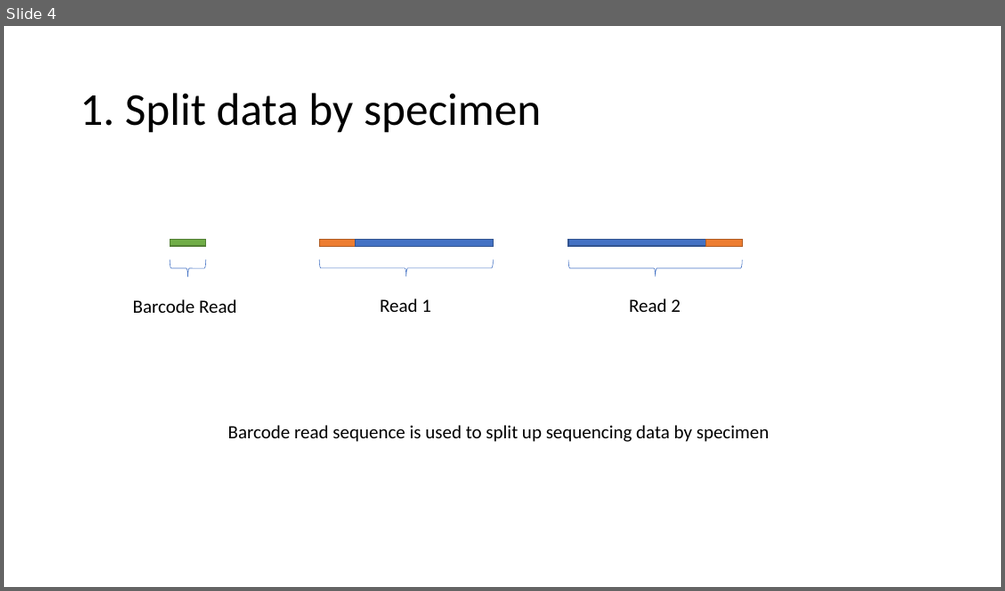
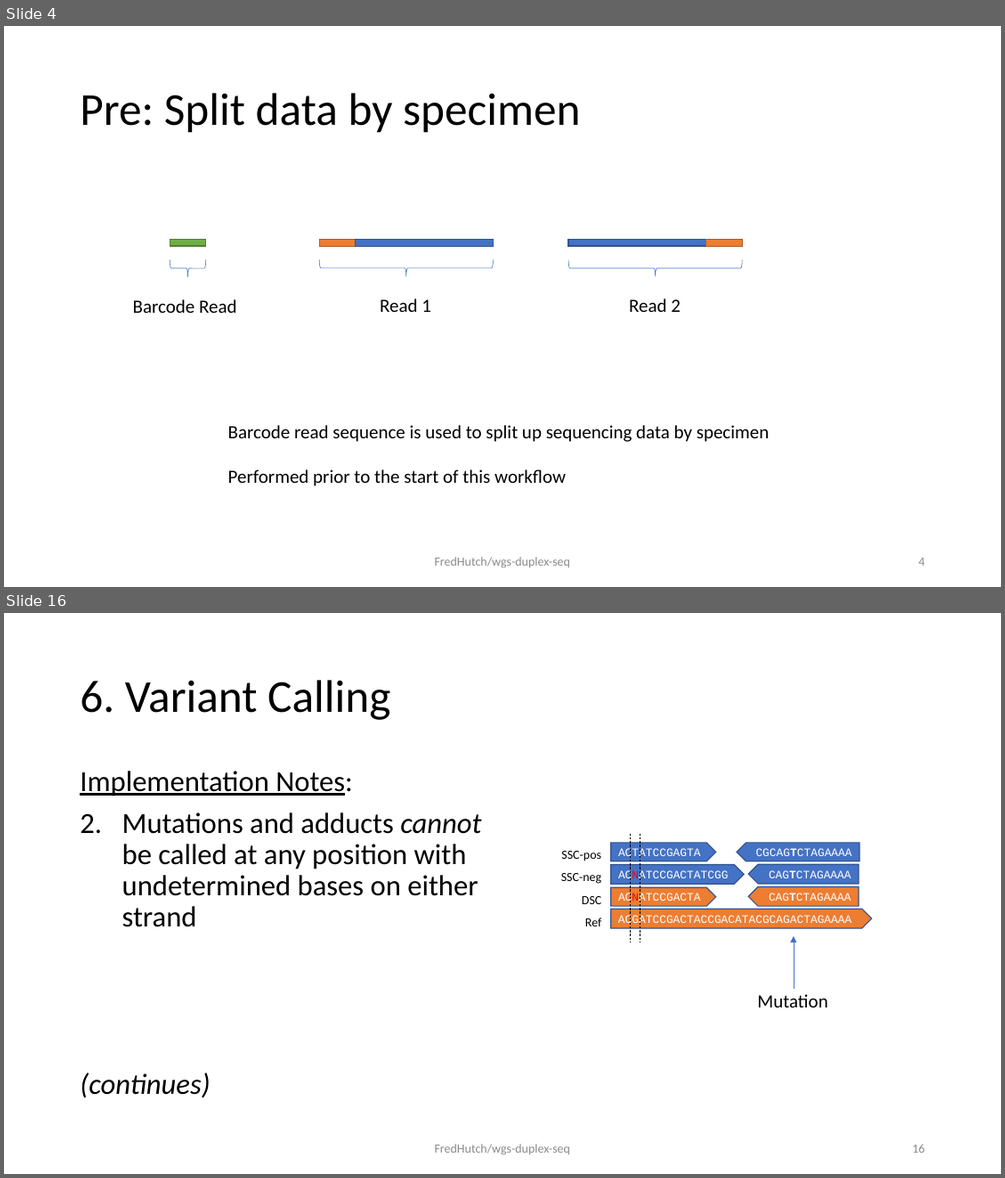
Before and after one commit to FredHutch/maddd-seq, a slide deck: docs/process.schematic.pptx. Shown one above the other, each under a label of ours: slide 4 before the commit, slides 4 and 16 after it; the slides between them are not shown. The pictures are 1005x591 and 1005x1178 pixels, drawn with LibreOffice and Linux fonts; fonts in the diff are those of the drawing. Boxes give left, top, right and bottom in pixels: in the first picture for what was removed or moved away, otherwise in the second. Text is boxed around its words. In the diff, an @@ line names an element or a change of style, - is before the commit and + after.

```diff
--- a/docs/process.schematic.pptx
+++ b/docs/process.schematic.pptx
@@ slide 16 added at (4, 613, 1001, 1174), background #FFFFFF @@
@@ title added at (80, 680, 390, 720), 44 pt, text #000000 @@
+6. Variant Calling
@@ text added at (80, 771, 481, 1098), 28 pt, text #000000 @@
+Implementation Notes:
+2. Mutations and adducts cannot be called at any position with undetermined bases on either strand
+(continues)
@@ text added at (561, 851, 601, 861), 12 pt, text #000000 @@
+SSC-pos
@@ pentagon arrow added at (611, 843, 716, 861), fill #4472C4, outline #325491 1 pt, 11 pt, text #FFFFFF @@
+ACTATCCGAGTA
@@ line added from (630, 834) to (630, 942), #000000 0.5 pt dashed @@
@@ line added from (639, 834) to (639, 942), #000000 0.5 pt dashed @@
@@ pentagon arrow added at (736, 843, 859, 861), fill #4472C4, outline #325491 1 pt, 11 pt, text #FFFFFF @@
+CGCAGTCTAGAAAA
@@ text added at (561, 873, 601, 884), 12 pt, text #000000 @@
+SSC-neg
@@ pentagon arrow added at (611, 864, 744, 884), fill #4472C4, outline #325491 1 pt, 11 pt, text #FFFFFF @@
+ACNATCCGACTATCGG
@@ pentagon arrow added at (749, 864, 858, 884), fill #4472C4, outline #325491 1 pt, 11 pt, text #FFFFFF @@
+CAGTCTAGAAAA
@@ text added at (582, 896, 601, 904), 12 pt, text #000000 @@
+DSC
@@ pentagon arrow added at (611, 887, 716, 906), fill #ED7D31, outline #325491 1 pt, 11 pt, text #FFFFFF @@
+ACNATCCGACTA
@@ pentagon arrow added at (749, 887, 858, 906), fill #ED7D31, outline #325491 1 pt, 11 pt, text #FFFFFF @@
+CAGTCTAGAAAA
@@ text added at (585, 917, 601, 926), 12 pt, text #000000 @@
+Ref
@@ pentagon arrow added at (611, 909, 872, 929), fill #ED7D31, outline #325491 1 pt, 11 pt, text #FFFFFF @@
+ACGATCCGACTACCGACATACGCAGACTAGAAAA
@@ arrow added from (793, 989) to (793, 936), #4472C4 0.5 pt @@
@@ text added at (757, 994, 827, 1007), 18 pt, text #000000 @@
+Mutation
@@ text added at (435, 1143, 570, 1155), 12 pt, text #8C8C8C @@
+FredHutch/wgs-duplex-seq
@@ page number added at (912, 1144, 924, 1152), 12 pt, text #8C8C8C @@
+16
@@ slide 4 changed as well @@
@@ title at (80, 93, 580, 133): text changed @@
-1. Split data by specimen
+Pre: Split data by specimen
@@ text at (228, 469, 566, 486): paragraph added @@
+Performed prior to the start of this workflow
@@ text added at (435, 556, 570, 568), 12 pt, text #8C8C8C @@
+FredHutch/wgs-duplex-seq
@@ page number added at (918, 557, 924, 565), 12 pt, text #8C8C8C @@
+4
```
Also in this commit, not shown: 3 other slides changed, 14 other slides added, 7 slides removed.
